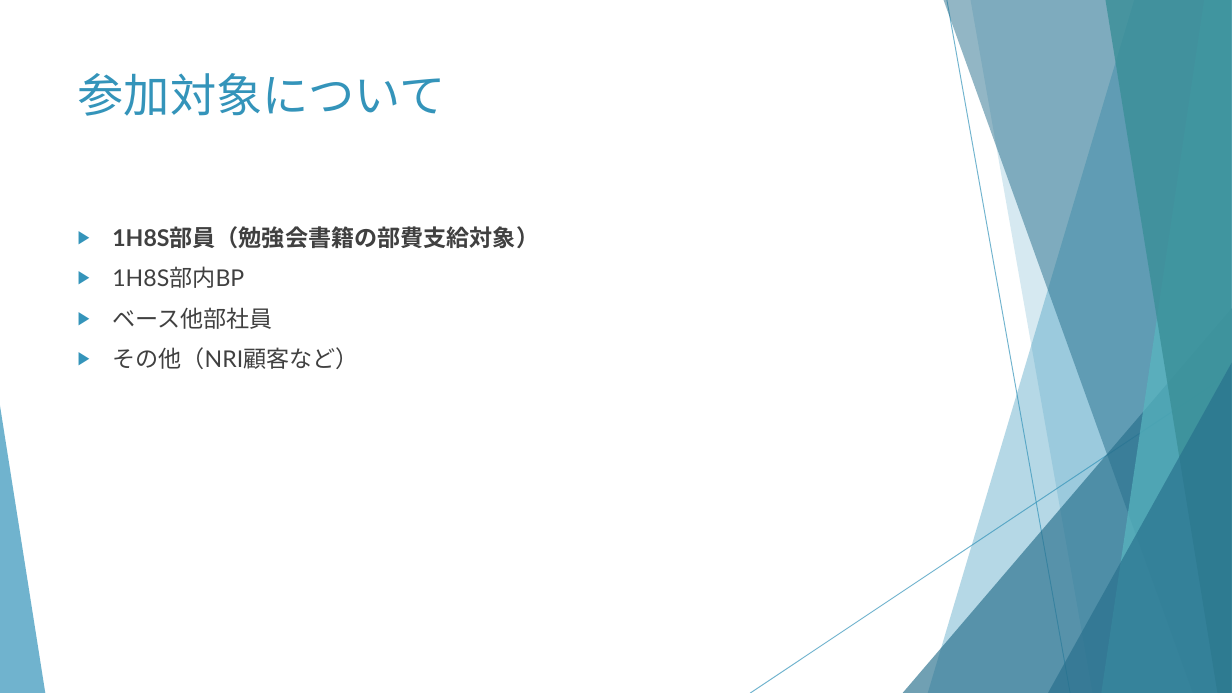
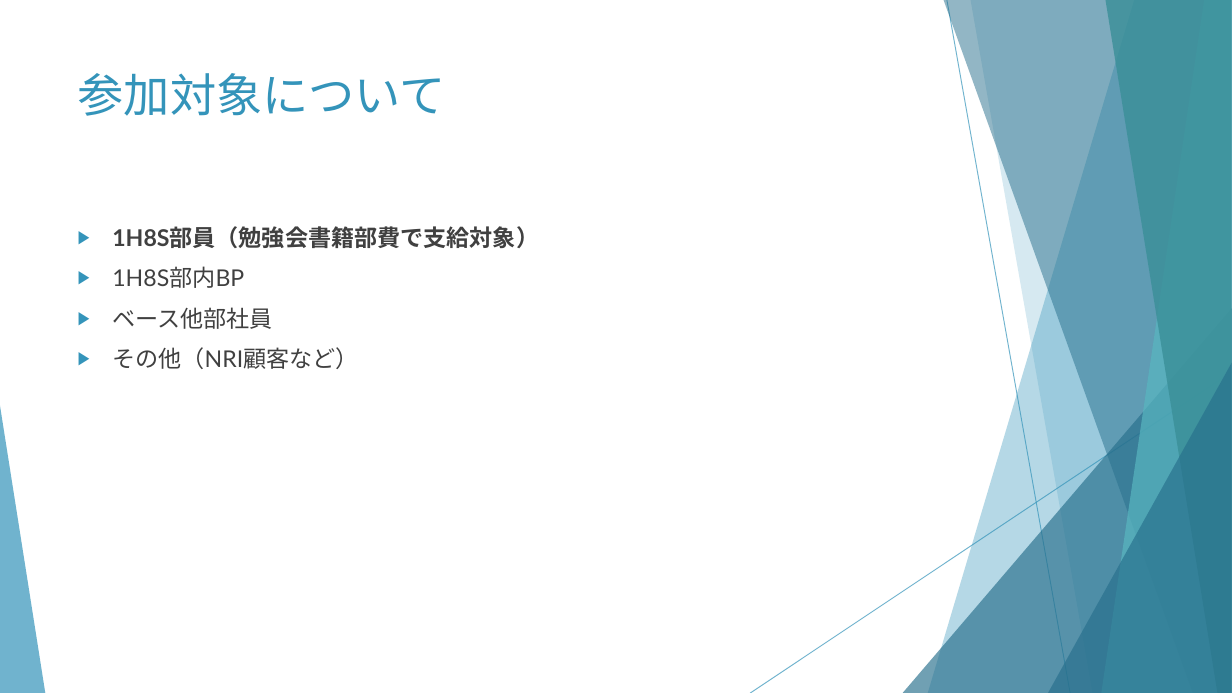
Before and after one commit to huangweijing/rpastudy, a slide deck: slide 9 of 010_事前準備/030_部会説明/20210212_勉強会説明.pptx. Drawn at 1232x693 pixels with LibreOffice and Linux fonts; fonts in the diff are those of the drawing. Boxes give left, top, right and bottom in pixels: in the first picture for what was removed or moved away, otherwise in the second. Text is boxed around its words. In the diff, an @@ line names an element or a change of style, - is before the commit and + after.

```diff
--- a/010_事前準備/030_部会説明/20210212_勉強会説明.pptx
+++ b/010_事前準備/030_部会説明/20210212_勉強会説明.pptx
@@ text at bbox=[112, 226, 539, 248]: text changed @@
-▶ 1H8S部員（勉強会書籍の部費支給対象）
+▶ 1H8S部員（勉強会書籍部費で支給対象）
```
Also in this commit, not shown: 6 other slides changed.
